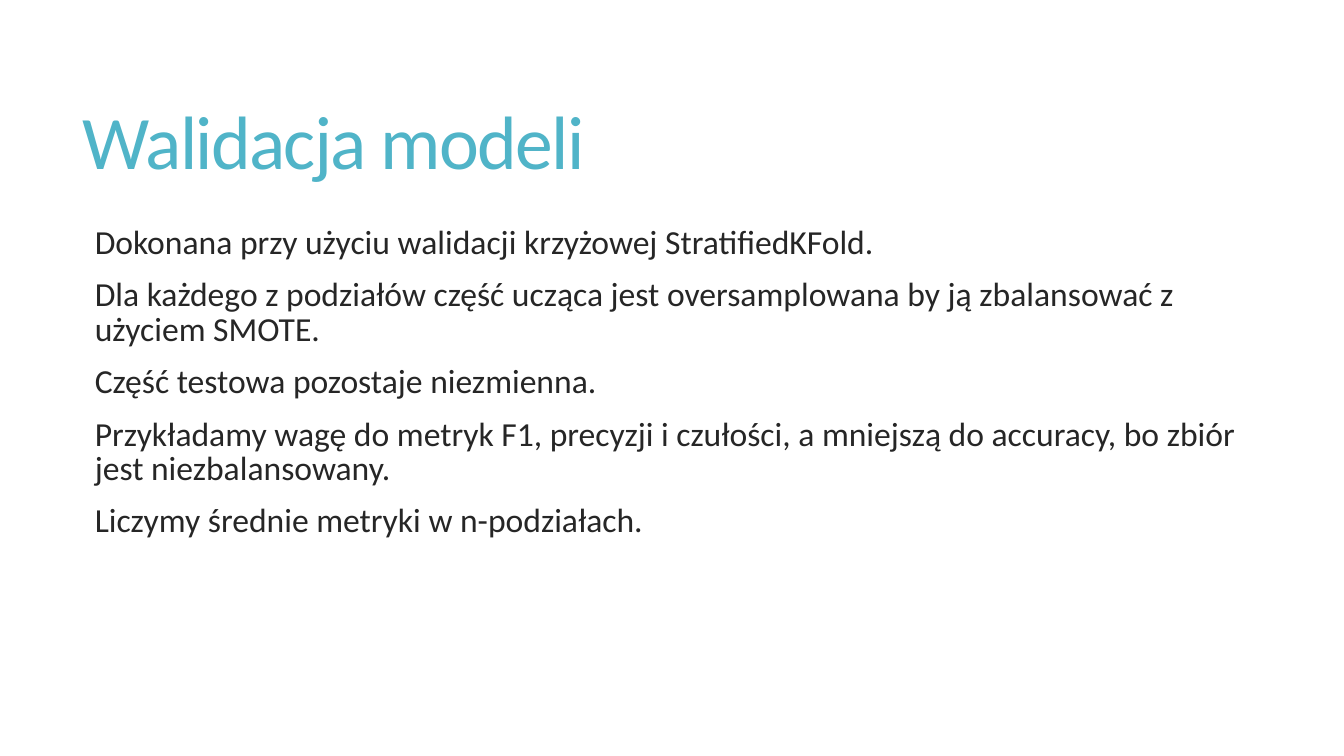
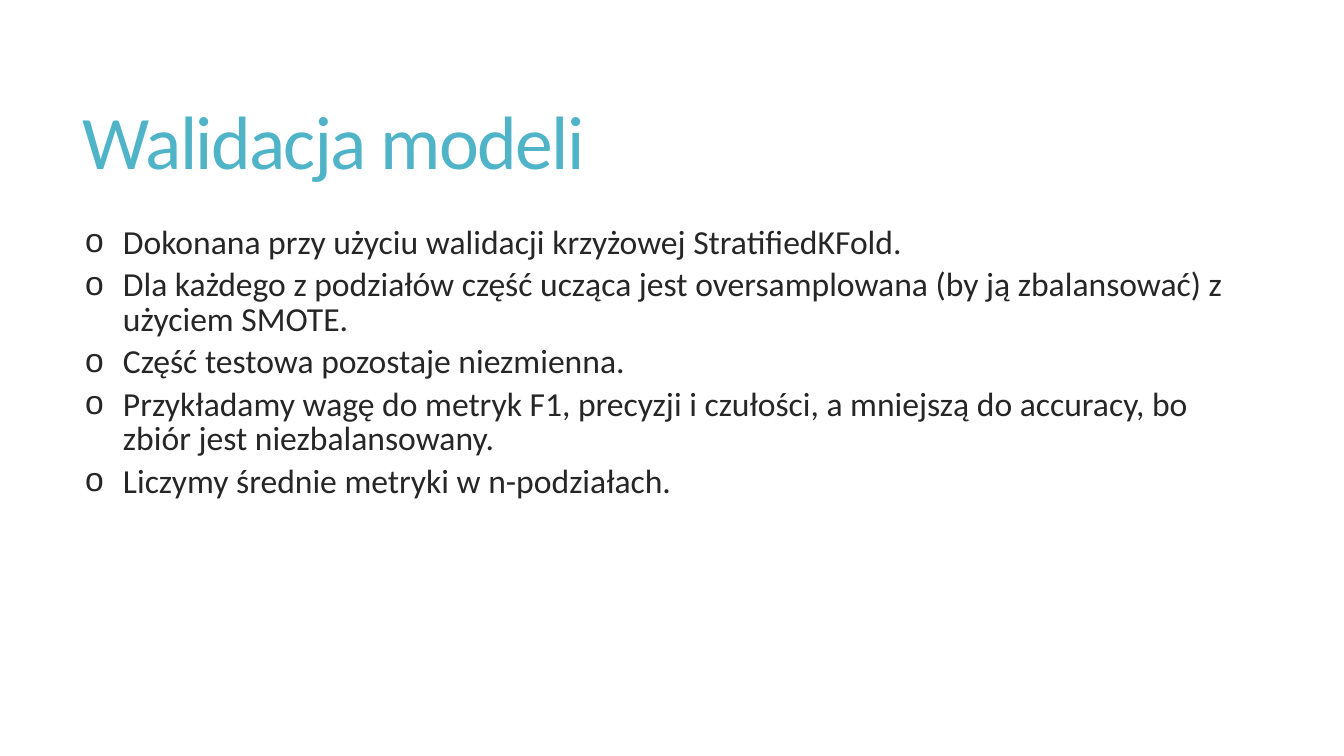
Before and after one commit to matlaczj/Glass-Classification-Project, a slide deck: slide 7 of Prezentacja.pptx. Drawn at 1344x756 pixels with LibreOffice and Linux fonts; fonts in the diff are those of the drawing. Boxes give left, top, right and bottom in pixels: in the first picture for what was removed or moved away, otherwise in the second. Text is boxed around its words. In the diff, an @@ line names an element or a change of style, - is before the commit and + after.

```diff
--- a/Prezentacja.pptx
+++ b/Prezentacja.pptx
@@ text at <box>123,230,1187,499</box>: bullet   to o; list level 1 to 2 in "Dokonana przy użyciu walidacji krzyżowej ..."; list level 1 to 2 in "Część testowa pozostaje niezmienna."; list level 1 to 2 in "Przykładamy wagę do metryk F1, ..."; list level 1 to 2 in "Liczymy średnie metryki w n-podziałach." @@
@@ text at <box>123,271,1222,337</box>: text changed @@
-  Dla każdego z podziałów część ucząca jest oversamplowana by ją zbalansować z użyciem SMOTE.
+  o Dla każdego z podziałów część ucząca jest oversamplowana (by ją zbalansować) z użyciem SMOTE.
```
Also in this commit, not shown: 4 other slides changed.
